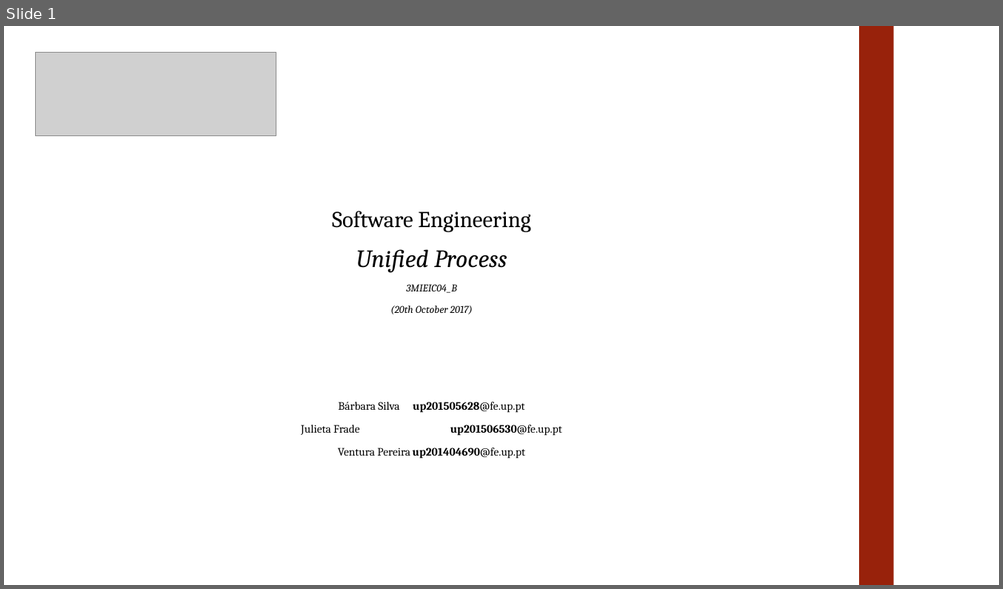
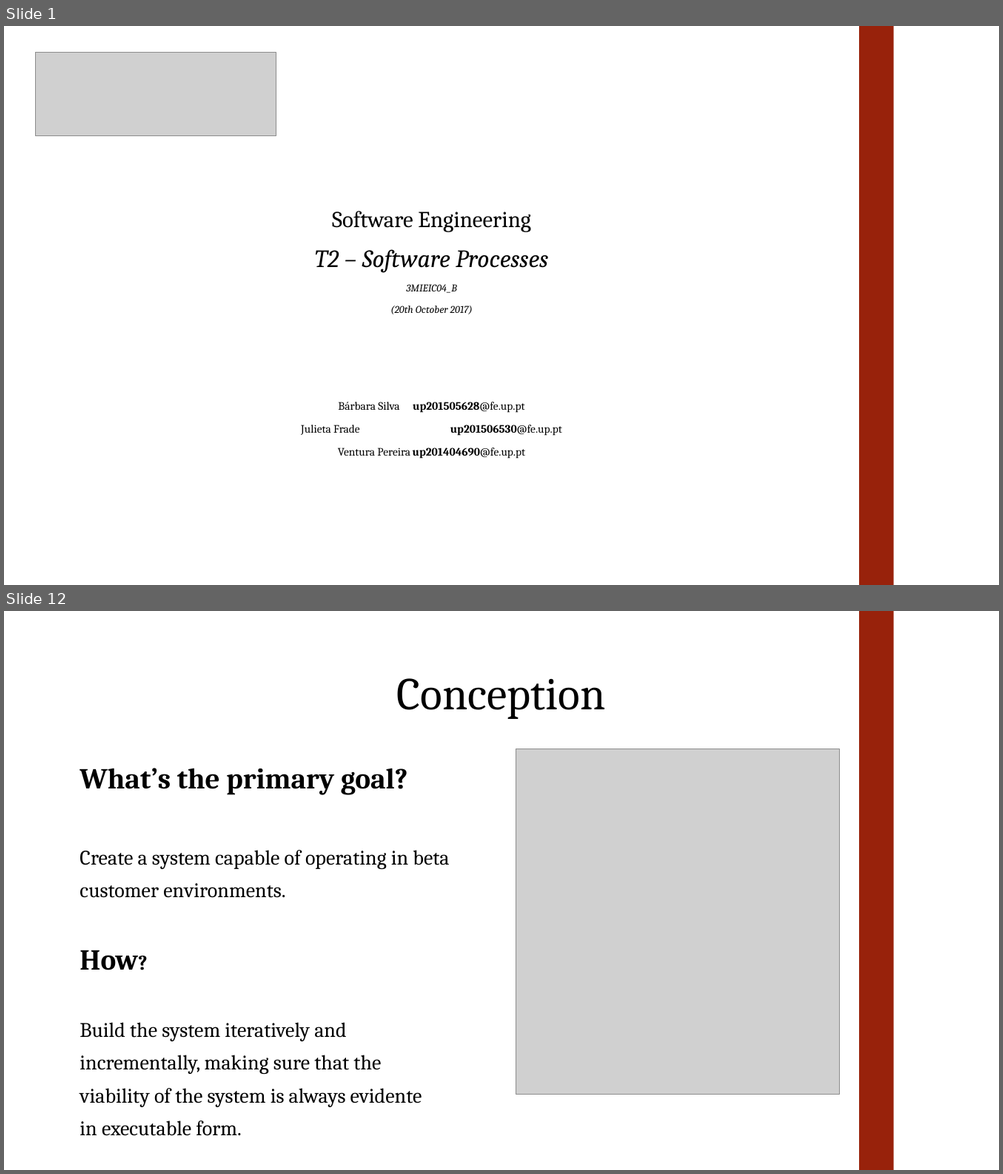
Before and after one commit to julietafrade97/feup-esof, a slide deck: T2/Presentation.pptx. Shown one above the other, each under a label of ours: slide 1 before the commit, slides 1 and 12 after it; the slides between them are not shown. The pictures are 1003x589 and 1003x1174 pixels, drawn with LibreOffice and Linux fonts; fonts in the diff are those of the drawing; grey boxes stand for pictures. Boxes give left, top, right and bottom in pixels: in the first picture for what was removed or moved away, otherwise in the second. Text is boxed around its words. In the diff, an @@ line names an element or a change of style, - is before the commit and + after.

```diff
--- a/T2/Presentation.pptx
+++ b/T2/Presentation.pptx
@@ slide 12 added at (4,611,999,1170), background #FFFFFF @@
@@ rectangle added at (859,611,893,1170), fill #98220B @@
@@ title added at (397,678,606,719), 44 pt, text #000000 @@
+Conception
@@ picture added at (516,749,839,1094) @@
@@ text added at (79,768,449,1136), 20 pt, text #000000 @@
+What’s the primary goal?
+Create a system capable of operating in beta
+customer environments.
+How?
+Build the system iteratively and
+incrementally, making sure that the
+viability of the system is always evidente
+in executable form.
@@ slide 1 changed as well @@
@@ text at (315,249,548,273): text changed @@
-Unified Process
+T2 – Software Processes
```
Also in this commit, not shown: 23 other slides added, 1 slide removed.
